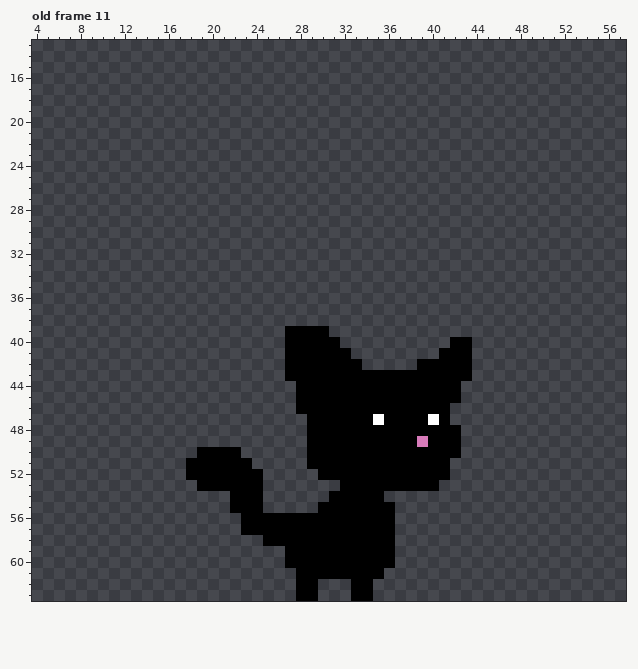
File history of a pixel-art file, Sprites/PlayerCat.aseprite. Above, as it was before the edit.
64x64 pixels, 13 frames. Shown: old frame 11: x 4..57, y 13..63. The commit also changed other frames, which this record leaves out.
New version:
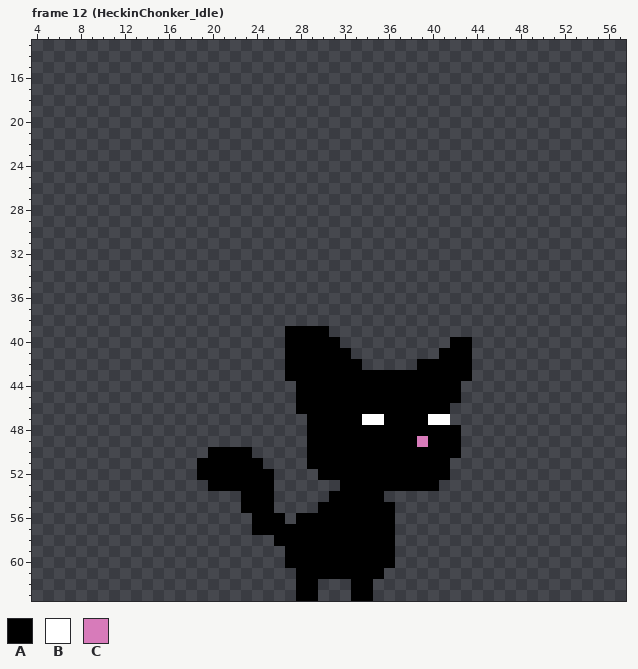
Palette (. is transparent): A #000000  B #ffffff  C #d77bba
A new or re-ordered frame is compared with the old frame closest to it.
Changes in this commit:
frames 13 -> 19
--- frame 12 (HeckinChonker_Idle) is new; against old frame 11
@@ x 16..43 @@
 46 ............AAAAAAAAAAAAAA..
-47 .............AAAAAABAAAABA..
+47 .............AAAAABBAAAABB..
 48 .............AAAAAAAAAAAAAA.
 49 .............AAAAAAAAAACAAA.
-50 ...AAAA......AAAAAAAAAAAAAA.
-51 ..AAAAAA.....AAAAAAAAAAAAA..
-52 ..AAAAAAA.....AAAAAAAAAAAA..
-53 ...AAAAAA.......AAAAAAAAA...
-54 ......AAA......AAAAA........
-55 ......AAA.....AAAAAAA.......
-56 .......AAAAAAAAAAAAAA.......
-57 .......AAAAAAAAAAAAAA.......
-58 .........AAAAAAAAAAAA.......
+50 ....AAAA.....AAAAAAAAAAAAAA.
+51 ...AAAAAA....AAAAAAAAAAAAA..
+52 ...AAAAAAA....AAAAAAAAAAAA..
+53 ....AAAAAA......AAAAAAAAA...
+54 .......AAA.....AAAAA........
+55 .......AAA....AAAAAAA.......
+56 ........AAA.AAAAAAAAA.......
+57 ........AAAAAAAAAAAAA.......
+58 ..........AAAAAAAAAAA.......
 59 ...........AAAAAAAAAA.......
Boxes around the changes in both pictures, in picture pixels (x1, y1, x2, y2):
changed: (362, 414, 373, 425)
changed: (439, 414, 450, 425)
changed: (186, 447, 296, 546)
